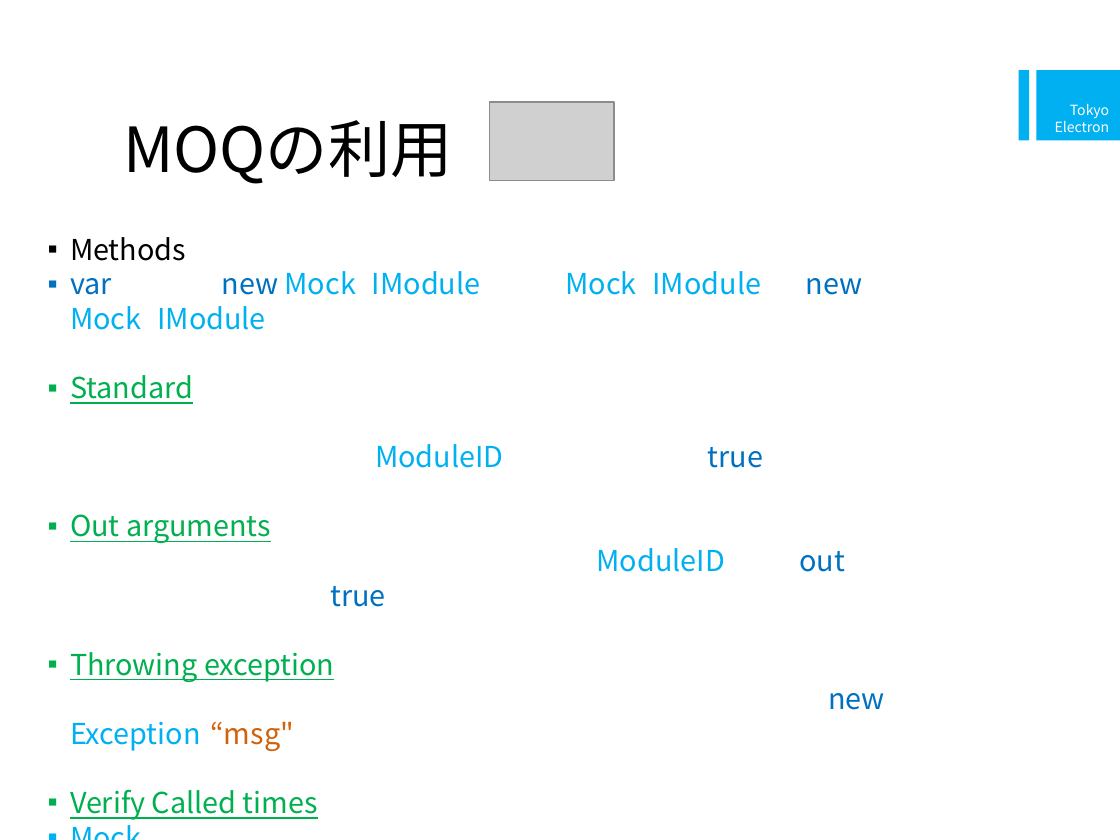
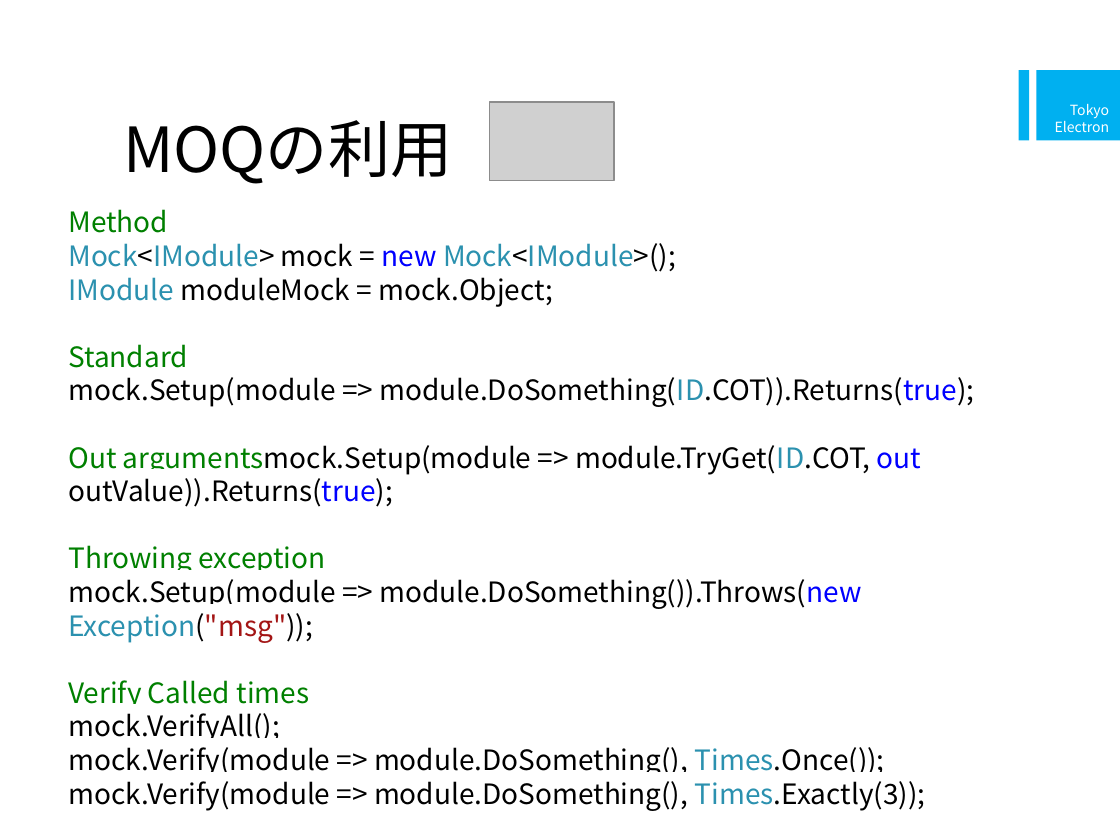
Before and after one commit to a-suzuki/CShrapLecture, a slide deck: slide 45 of doc/テストコードによるC#プログラミング演習.pptx (slide 37 before the commit). Drawn at 1120x840 pixels with LibreOffice and Linux fonts; fonts in the diff are those of the drawing; grey boxes stand for pictures. Boxes give left, top, right and bottom in pixels: in the first picture for what was removed or moved away, otherwise in the second. Text is boxed around its words. In the diff, an @@ line names an element or a change of style, - is before the commit and + after.

Commit message:
Add explanation of Mock and Stub

```diff
--- a/doc/テストコードによるC#プログラミング演習.pptx
+++ b/doc/テストコードによるC#プログラミング演習.pptx
@@ text "Method": place and size @@
-text "Method" at <box>70,237,885,820</box>
+text "Method" at <box>68,209,975,811</box>
@@ text at <box>68,209,676,272</box>: text changed; size 18.5 to 18 pt; text colour #00B0F0 to #2B91AF @@
-▪ Methods
-▪ var mock = new Mock<IModule>(); or Mock<IModule> = new Mock<IModule>();
+Method
+Mock<IModule> mock = new Mock<IModule>();
@@ text at <box>68,277,925,811</box>: size 18.5 to 18 pt, highlight none to #FFFFFF in "IModule moduleMock = mock.Object;", "Standard", "Throwing exception", "Verify Called times" and 2 more places; text colour #FFFFFF to #2B91AF in "IModule"; text colour #FFFFFF to #000000 in "moduleMock = mock.Object;", "mock.Verify(module => module.DoSomething(), Times.Once());", "mock.Verify(module => module.DoSomething(), Times.Exactly(3) ..."; text colour #00B050 to #008000, underline off in "Standard", "Throwing exception", "Verify Called times"; text colour #00B0F0 to #2B91AF in "Times.Once());", "Times.Exactly(3));"; bullet ▪ to none @@
@@ text at <box>68,377,975,507</box>: text changed; size 18.5 to 18 pt; text colour #FFFFFF to #000000 @@
-▪ mock.Setup(module => module.DoSomething(ModuleID.COT)).Returns(true);
-▪ Out arguments
-▪ mock.Setup(module => module.TryGet(ModuleID.COT, out outValue)).Returns(true);
+mock.Setup(module => module.DoSomething(ID.COT)).Returns(true);
+Out argumentsmock.Setup(module => module.TryGet(ID.COT, out outValue)).Returns(true);
@@ text at <box>68,579,862,643</box>: text changed; size 18.5 to 18 pt; text colour #FFFFFF to #000000 @@
-▪ mock.Setup(module => module.DoSomething()).Throws(new Exception(“msg");
+mock.Setup(module => module.DoSomething()).Throws(new Exception("msg"));
@@ text at <box>68,713,280,738</box>: text changed; size 18.5 to 18 pt; text colour #FFFFFF to #000000 @@
-▪ Mock.VerifyAll();
+mock.VerifyAll();
```
Also in this commit, not shown: 5 other slides changed, 11 slides added, 1 slide removed.
